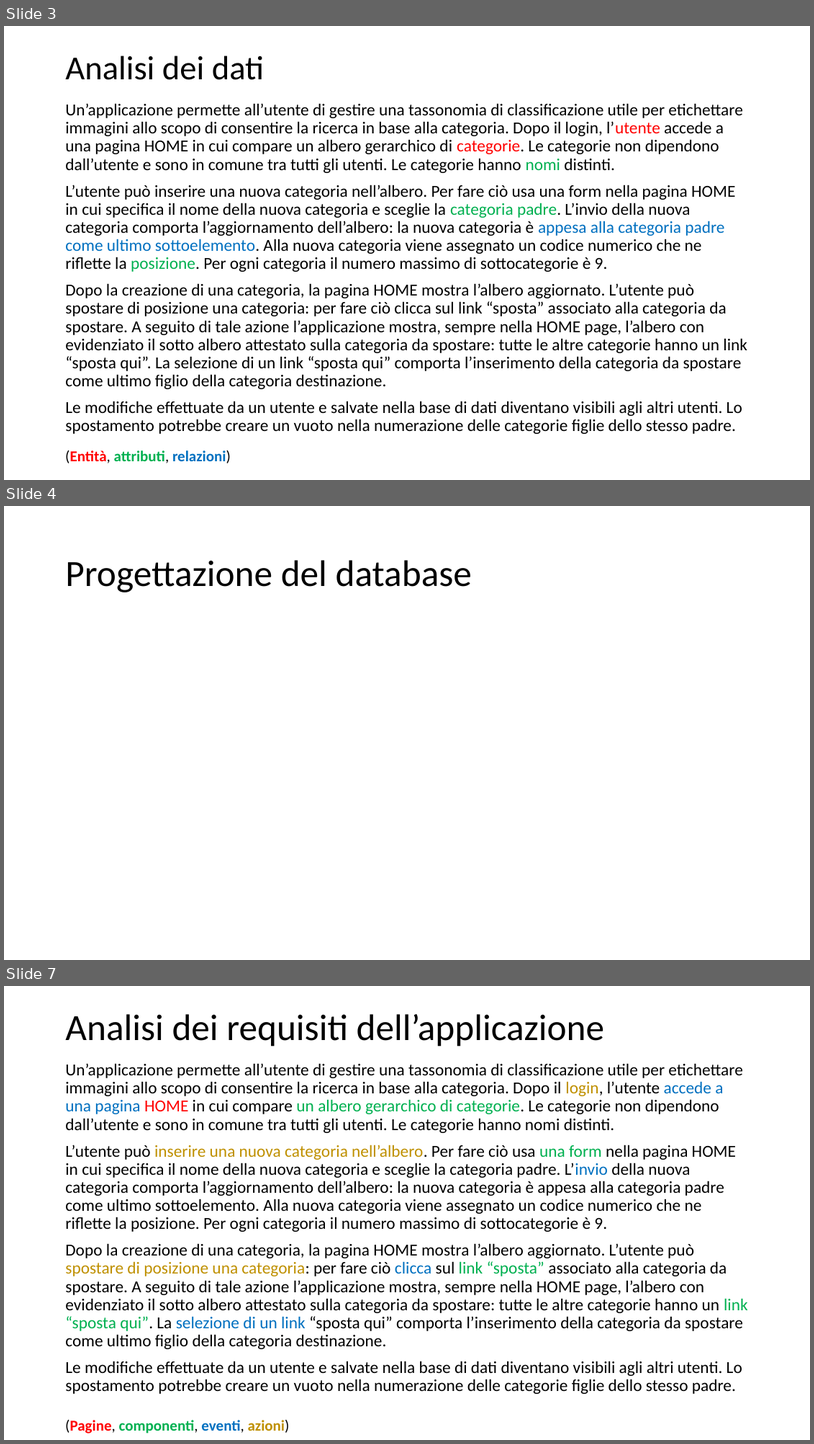
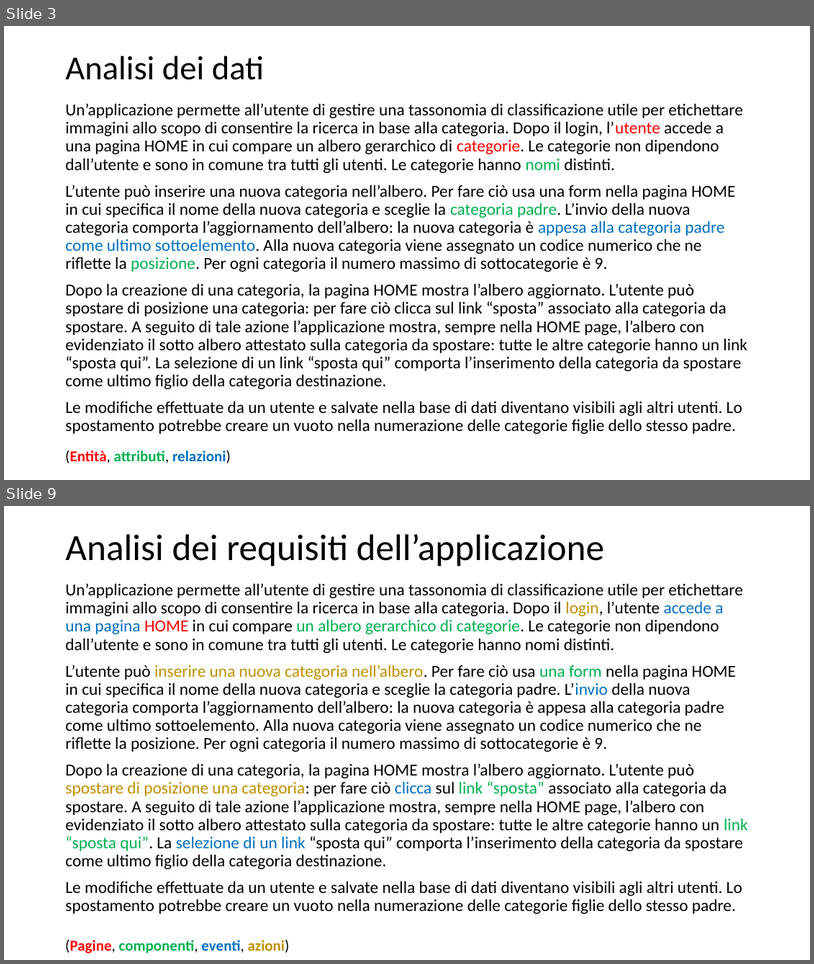
Before and after one commit to Trixyz28/TIW-ImgCatalog, a slide deck: Documents/TIWProject.pptx. Shown one above the other, each under a label of ours: slides 3, 4 and 7 before the commit, slides 3 and 9 after it; the slides between them are not shown. The pictures are 814x1444 and 814x964 pixels, drawn with LibreOffice and Linux fonts; fonts in the diff are those of the drawing. Boxes give left, top, right and bottom in pixels: in the first picture for what was removed or moved away, otherwise in the second. Text is boxed around its words. In the diff, an @@ line names an element or a change of style, - is before the commit and + after.

```diff
--- a/Documents/TIWProject.pptx
+++ b/Documents/TIWProject.pptx
@@ slide 4 removed at (x1=4, y1=506, x2=810, y2=960), background #FFFFFF @@
@@ title removed at (x1=65, y1=560, x2=472, y2=592) @@
-Progettazione del database
@@ what was slide 7 is now slide 9 @@
```
Also in this commit, not shown: 3 slides changed, 9 slides added, 1 other slide removed, 11 other files.
